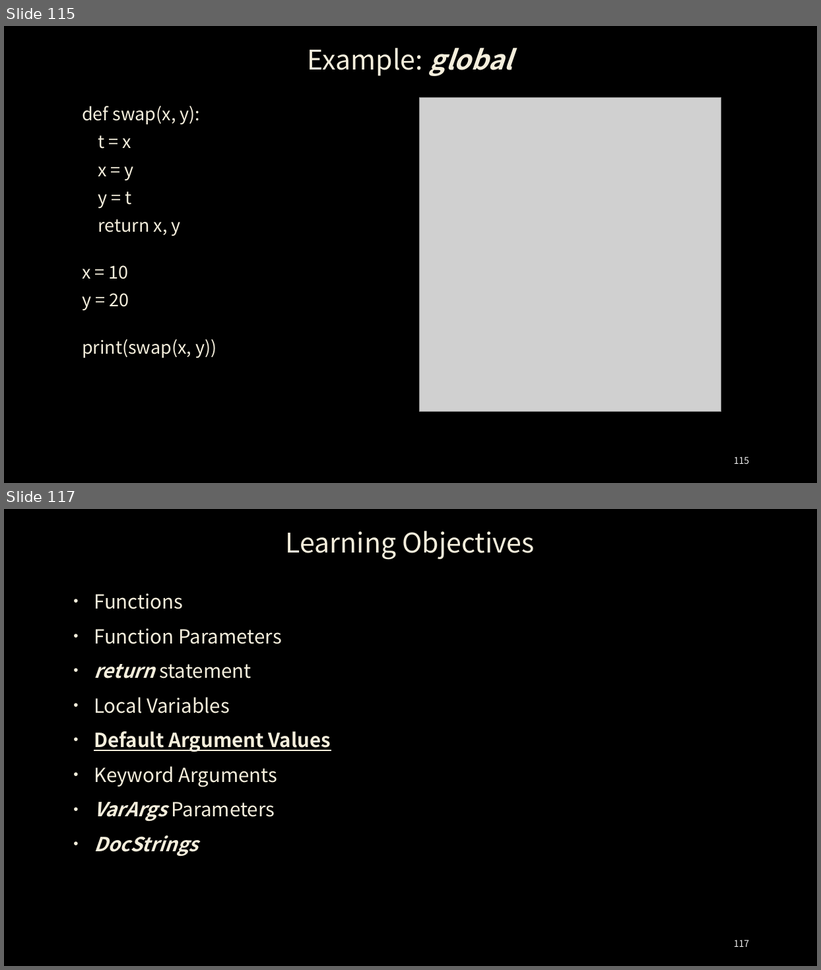
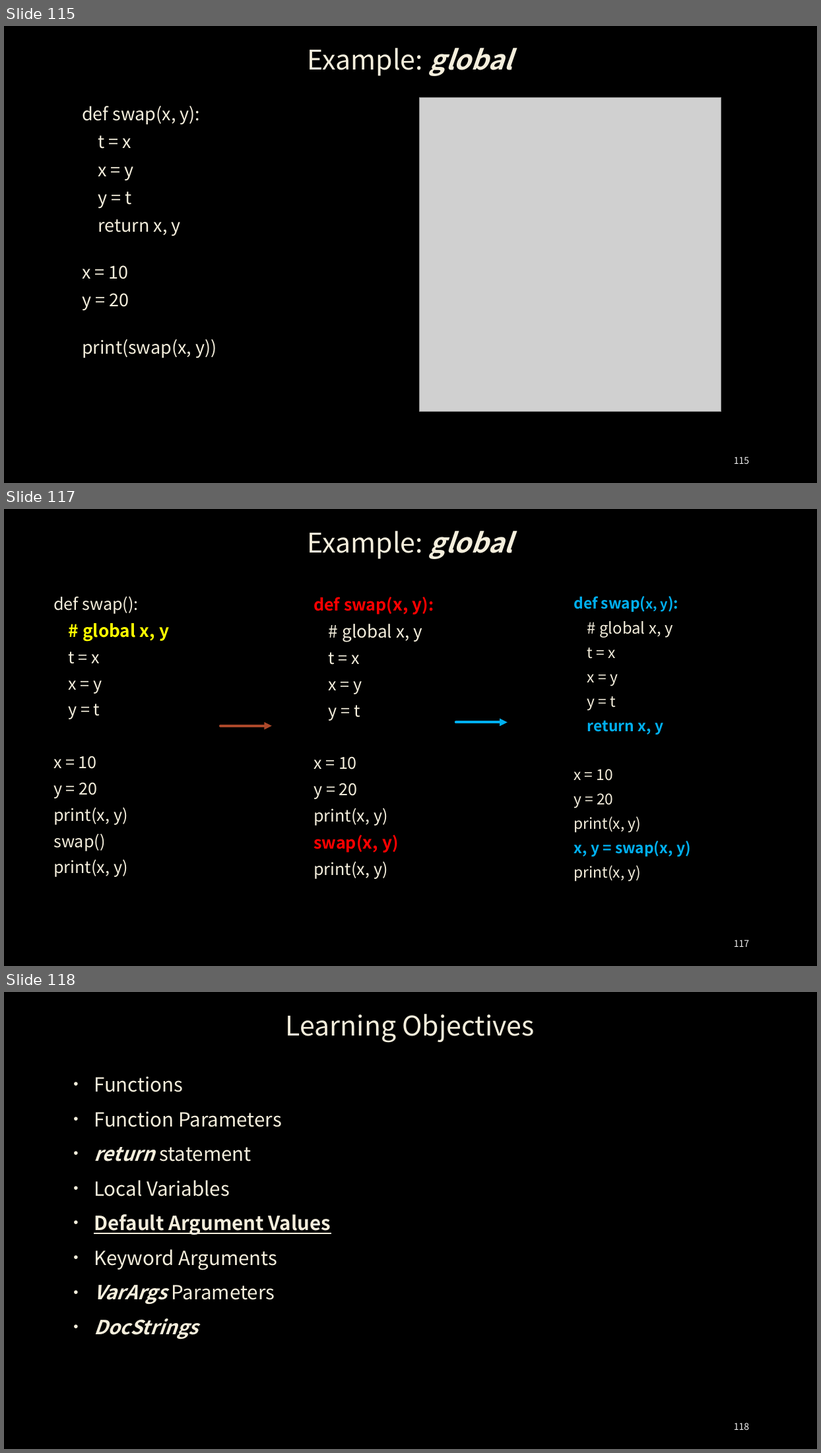
Before and after one commit to ancestor9/24_python-programimming-1, a slide deck: week7_8/week_06_Functions, Modules.pptx. Shown one above the other, each under a label of ours: slides 115 and 117 before the commit, slides 115, 117 and 118 after it; the slides between them are not shown. The pictures are 821x970 and 821x1453 pixels, drawn with LibreOffice and Linux fonts; fonts in the diff are those of the drawing; grey boxes stand for pictures; background and template pictures are left out. Boxes give left, top, right and bottom in pixels: in the first picture for what was removed or moved away, otherwise in the second. Text is boxed around its words. In the diff, an @@ line names an element or a change of style, - is before the commit and + after.

```diff
--- a/week7_8/week_06_Functions, Modules.pptx
+++ b/week7_8/week_06_Functions, Modules.pptx
@@ slide 117 added at bbox=[4, 509, 817, 966], background picture (left out) @@
@@ title added at bbox=[308, 531, 513, 559], 32 pt, text #F4EEDC @@
+Example: global
@@ text added at bbox=[54, 596, 169, 877], 19.6 pt, text #F4EEDC @@
+def swap():
+# global x, y
+t = x
+x = y
+y = t
+x = 10
+y = 20
+print(x, y)
+swap()
+print(x, y)
@@ text added at bbox=[314, 597, 434, 879], 19.6 pt, text #F4EEDC @@
+def swap(x, y):
+# global x, y
+t = x
+x = y
+y = t
+x = 10
+y = 20
+print(x, y)
+swap(x, y)
+print(x, y)
@@ text added at bbox=[574, 596, 691, 882], 17.8 pt, text #F4EEDC @@
+def swap(x, y):
+# global x, y
+t = x
+x = y
+y = t
+return x, y
+x = 10
+y = 20
+print(x, y)
+x, y = swap(x, y)
+print(x, y)
@@ arrow added from (220, 726) to (272, 726), #AD492B 3 pt @@
@@ arrow added from (456, 722) to (507, 722), #00B0F0 3 pt @@
@@ page number added at bbox=[734, 940, 750, 947], 11 pt, text #F2F2F2 @@
+117
@@ what was slide 117 is now slide 118 @@
@@ page number at bbox=[734, 1423, 750, 1430]: text changed @@
-117
+118
```
Also in this commit, not shown: 4 slides changed.
